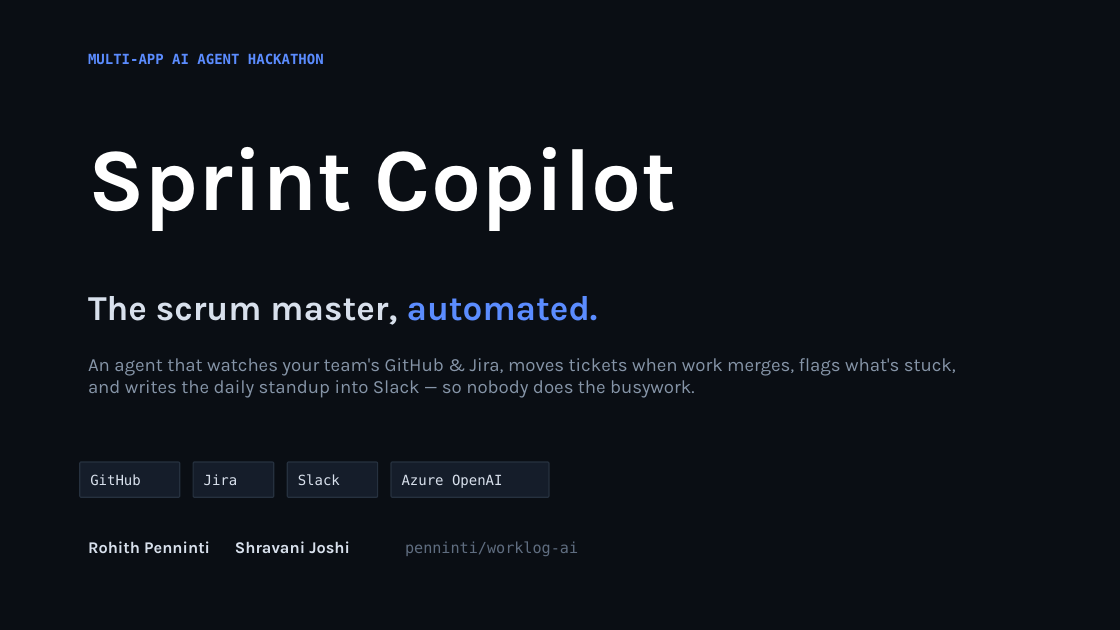
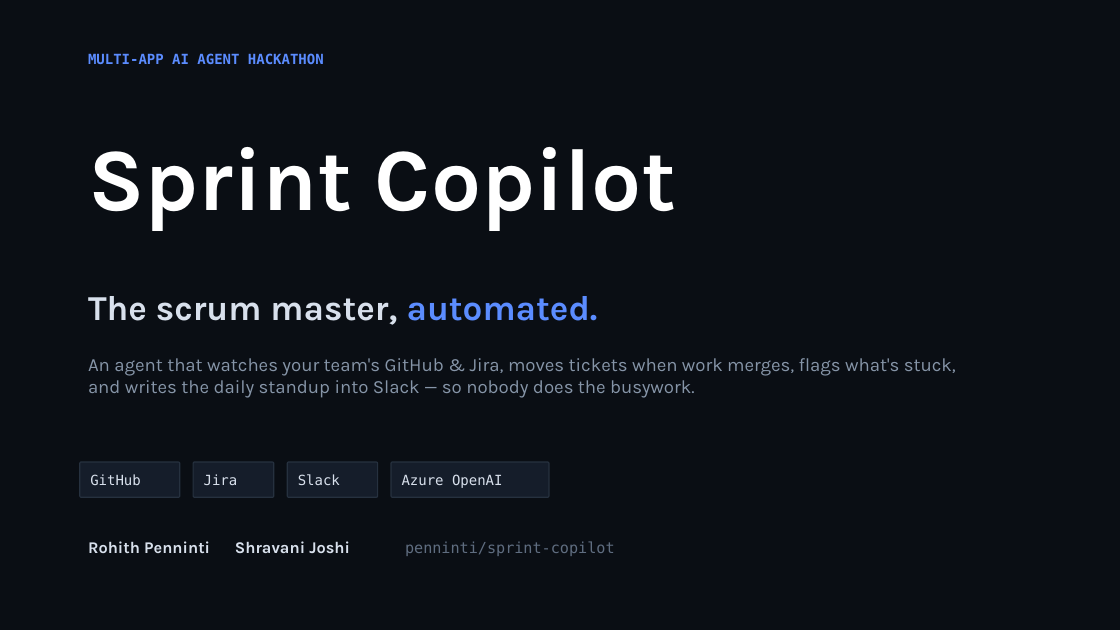
Before and after one commit to penninti/sprint-copilot, a slide deck: slide 1 of presentation/Sprint_Copilot.pptx. Drawn at 1120x630 pixels with LibreOffice and Linux fonts; fonts in the diff are those of the drawing. Boxes give left, top, right and bottom in pixels: in the first picture for what was removed or moved away, otherwise in the second. Text is boxed around its words. In the diff, an @@ line names an element or a change of style, - is before the commit and + after.

Commit message:
Update deck: multi-project auto-discovery + sprint-copilot repo references

```diff
--- a/presentation/Sprint_Copilot.pptx
+++ b/presentation/Sprint_Copilot.pptx
@@ text at [88,541,615,556]: text changed @@
-Rohith Penninti Shravani Joshi penninti/worklog-ai
+Rohith Penninti Shravani Joshi penninti/sprint-copilot
```
Also in this commit, not shown: 3 other slides changed, 1 other file.
